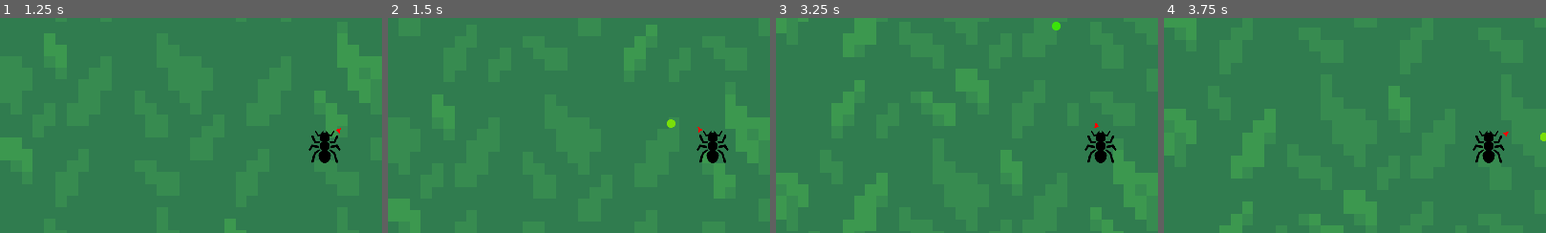
Above: before the commit, frames 1-4 (left to right).
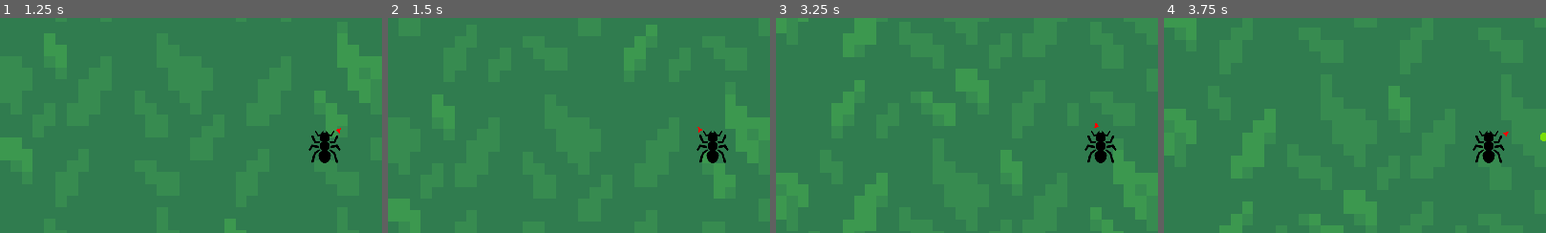
Above: after the commit, the same moments.

Repository: nwallenfang/cordyception
Game: Godot game, scene res://World/World.tscn
Same seed, same stepped clock (60 frames per second), same inputs: the game is played once before the commit and once after it. The engine's default icon, where the game draws it, is replaced by a stand-in: a white triangle on a blue panel in a dark square.
Inputs (mouse positions are % of the whole screen's width and height, from its top left):
- Up to frame 1 (1.25 s): tap Enter at 0.5 s; move the mouse to (55, 50) at 0.52 s; hold W (move_up) from 0.53 s (still down); click (55, 50) at 0.6 s
- Up to frame 2 (1.5 s): keep holding W (move_up); move the mouse to (45, 50) at 1.27 s; click (45, 50) at 1.35 s
- Up to frame 3 (3.25 s): keep holding W (move_up); move the mouse to (52, 48) at 2.02 s; click (52, 48) at 2.1 s; move the mouse to (49, 52) at 2.77 s; click (49, 52) at 2.85 s
- Up to frame 4 (3.75 s): keep holding W (move_up); move the mouse to (57, 51) at 3.52 s; click (57, 51) at 3.6 s
The pictures show only the part of the screen within x 8-58%, y 0-50%; the shares and areas given below are measured in that part.

Frame 1 is identical in both runs. In frame 2, less than 0.1% of the frame differs, in the area x 73-76%, y 47-52%; in frame 3, less than 0.1%, in the area x 72-75%, y 1-6%; in frame 4, nothing differs.

Commit message:
use projectile spawner

Diff:
--- /dev/null
+++ b/Player/PlayerStats.gd
@@ -0,0 +1,16 @@
+extends Node2D
+
+
+# Declare member variables here. Examples:
+# var a: int = 2
+# var b: String = "text"
+
+
+# Called when the node enters the scene tree for the first time.
+func _ready() -> void:
+	pass # Replace with function body.
+
+
+# Called every frame. 'delta' is the elapsed time since the previous frame.
+#func _process(delta: float) -> void:
+#	pass
--- /dev/null
+++ b/Player/PlayerStats.tscn
@@ -0,0 +1,6 @@
+[gd_scene load_steps=2 format=2]
+
+[ext_resource path="res://Player/PlayerStats.gd" type="Script" id=1]
+
+[node name="PlayerStats" type="Node2D"]
+script = ExtResource( 1 )
--- a/Player/TopDownPlayer.gd
+++ b/Player/TopDownPlayer.gd
@@ -1,6 +1,4 @@
 extends SlideMover
-
-const PlayerProjectile := preload("res://Projectiles/Projectile.tscn")
 
 var aim_direction := 0.0
 
@@ -22,7 +20,7 @@
 
 func handle_nonmovement_input() -> void:
 	if Input.is_action_just_pressed("player_shoot"):
-		spawn_projectile()
+		$ProjectileSpawner.try_creating_projectile(aim_direction)
 	# hier dann später die ganzen anderen skills einfügen
 
 func _physics_process(delta: float) -> void:
@@ -70,11 +68,3 @@
 		vec = Vector2(0, -1)
 	vec.y = -vec.y
 	return vec.angle_to(Vector2.DOWN)
-
-func spawn_projectile() -> void:
-	var projectile := PlayerProjectile.instance()
-	var main = get_tree().current_scene
-	main.add_child(projectile)
-	var rot : float = aim_direction
-	projectile.direction = Vector2.UP.rotated(aim_direction)
-	projectile.global_position = self.global_position
--- a/Player/TopDownPlayer.tscn
+++ b/Player/TopDownPlayer.tscn
@@ -160,4 +160,5 @@
 [node name="ProjectileSpawner" type="Node2D" parent="."]
 script = ExtResource( 5 )
 
-[node name="Timer" type="Timer" parent="ProjectileSpawner"]
+[node name="ProjectileCooldown" type="Timer" parent="ProjectileSpawner"]
+one_shot = true
--- a/Projectiles/PlayerProjectileSpawner.gd
+++ b/Projectiles/PlayerProjectileSpawner.gd
@@ -1,5 +1,21 @@
 extends Node2D
+
+const PlayerProjectile := preload("res://Projectiles/Projectile.tscn")
 
 signal cooldown_not_ready
 
-#func create_
+func try_creating_projectile(direction: float) -> void:
+	if not $ProjectileCooldown.is_stopped(): # Timer still running
+		# Projectile shooting skill is not ready to fire again
+		emit_signal("cooldown_not_ready")  # TODO maybe add sound when this fires
+		return
+
+	# create projectile
+	var projectile := PlayerProjectile.instance()
+	var main = get_tree().current_scene
+	main.add_child(projectile)
+	projectile.direction = Vector2.UP.rotated(direction)
+	projectile.global_position = self.global_position
+
+	# start cooldown timer
+	$ProjectileCooldown.start()
--- a/project.godot
+++ b/project.godot
@@ -27,6 +27,7 @@
 [autoload]
 
 GameSettings="*res://Game Logic/GameSettings.tscn"
+PlayerStats="*res://Player/PlayerStats.tscn"
 
 [debug]
 
Not shown, added: Sound/cooldown_tick.ogg.import
Not shown, added: Sound/cooldown_tick.ogg
